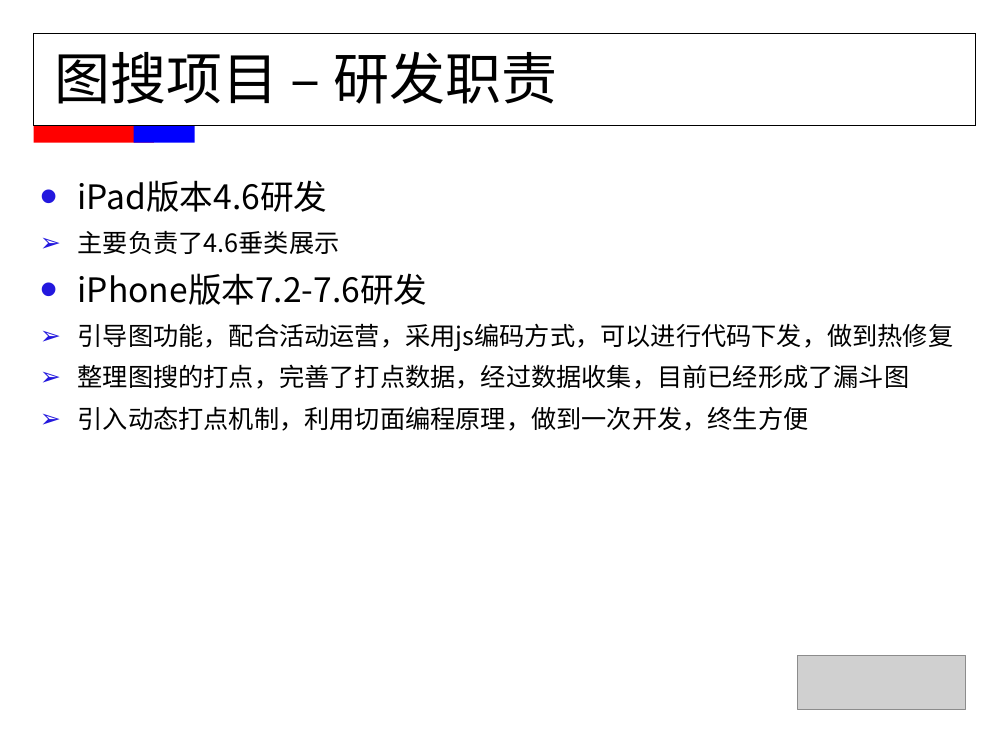
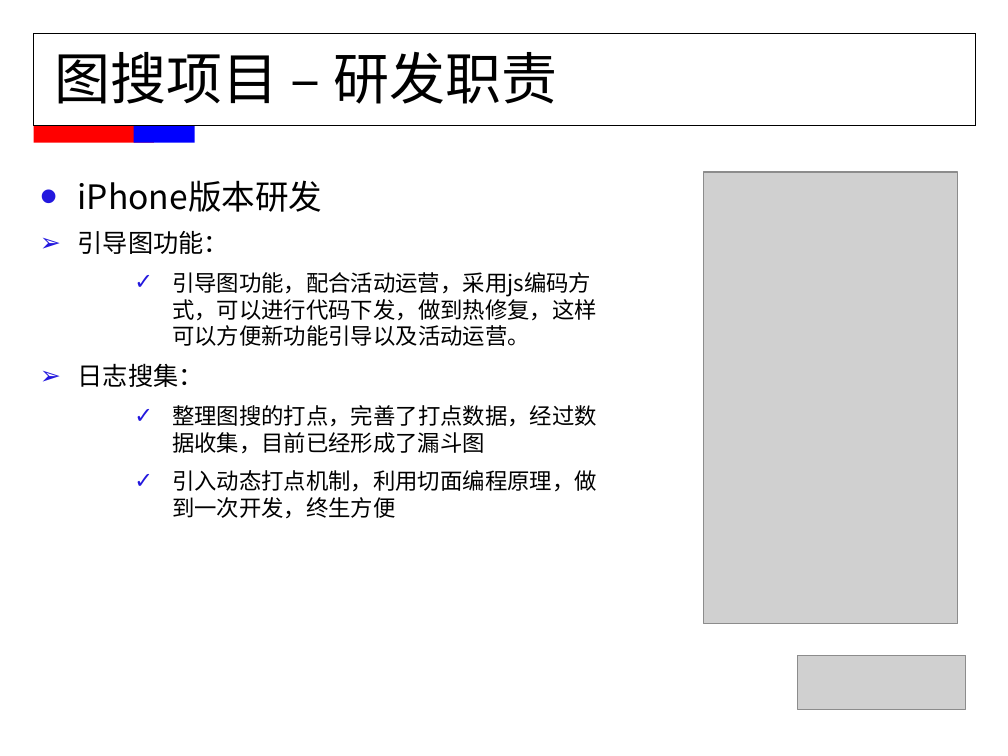
Before and after one commit to FridayAndHoliday/ElenaCodeManager, a slide deck: slide 10 of document/MMS职称评定-董伟平.ppt (slide 11 before the commit). Drawn at 1008x756 pixels with LibreOffice and Linux fonts; fonts in the diff are those of the drawing; grey boxes stand for pictures. Boxes give left, top, right and bottom in pixels: in the first picture for what was removed or moved away, otherwise in the second. Text is boxed around its words. In the diff, an @@ line names an element or a change of style, - is before the commit and + after.

```diff
--- a/document/MMS职称评定-董伟平.ppt
+++ b/document/MMS职称评定-董伟平.ppt
@@ picture added at (x1=704, y1=172, x2=958, y2=624) @@
@@ text at (x1=78, y1=180, x2=597, y2=387): text changed; size 18 to 16 pt @@
-  • iPad版本4.6研发
-  ➢ 主要负责了4.6垂类展示
-  • iPhone版本7.2-7.6研发
-  ➢ 引导图功能，配合活动运营，采用js编码方式，可以进行代码下发，做到热修复
+  • iPhone版本研发
+  ➢ 引导图功能：
+    ✓ 引导图功能，配合活动运营，采用js编码方式，可以进行代码下发，做到热修复，这样可以方便新功能引导以及活动运营。
+  ➢ 日志搜集：
@@ text at (x1=172, y1=405, x2=597, y2=519): size 18 to 16 pt in "整理图搜的打点，完善了打点数据，经过数据收集，目前已经形成了漏斗图", "引入动态打点机制，利用切面编程原理，做到一次开发，终生方便"; bullet ➢ to ✓; list level 2 to 3 in "整理图搜的打点，完善了打点数据，经过数据收集，目前已经形成了漏斗图"; list level 2 to 3 in "引入动态打点机制，利用切面编程原理，做到一次开发，终生方便" @@
```
Also in this commit, not shown: 8 other slides changed, 2 slides added, 3 slides removed.
